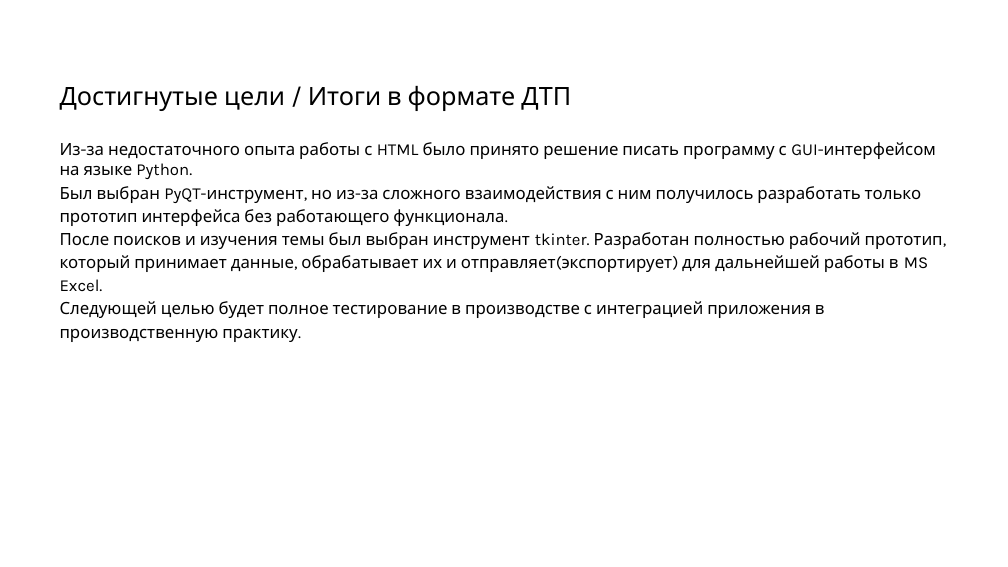
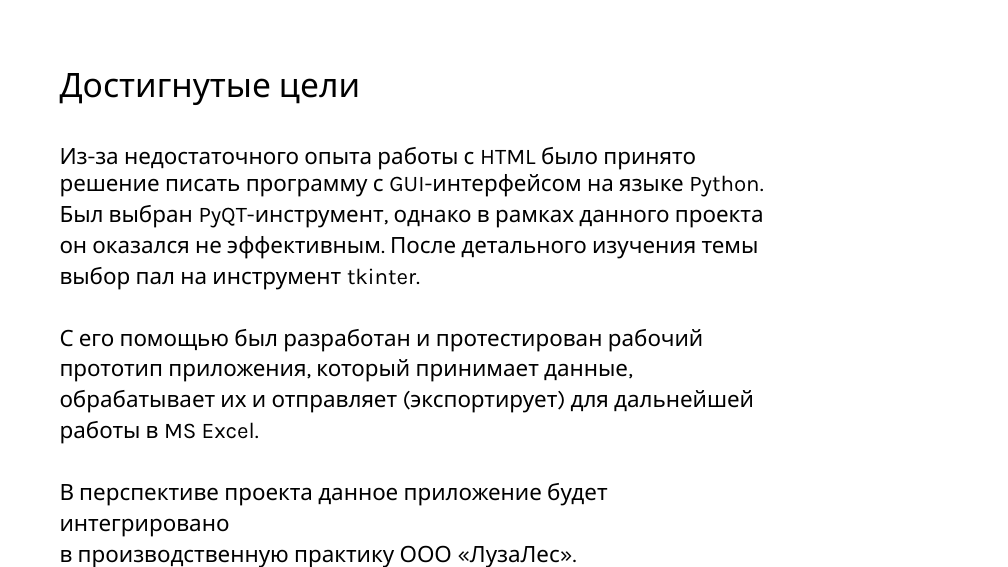
Before and after one commit to Denowsky/Diploma, a slide deck: slide 7 of Презентация.pptx (slide 6 before the commit). Drawn at 1008x567 pixels with LibreOffice and Linux fonts; fonts in the diff are those of the drawing; background and template pictures are left out. Boxes give left, top, right and bottom in pixels: in the first picture for what was removed or moved away, otherwise in the second. Text is boxed around its words. In the diff, an @@ line names an element or a change of style, - is before the commit and + after.

```diff
--- a/Презентация.pptx
+++ b/Презентация.pptx
@@ title at (60,73,360,105): text changed; size 18 to 24 pt @@
-Достигнутые цели / Итоги в формате ДТП
+Достигнутые цели
@@ subtitle at (60,147,763,197): size 12 to 16 pt in "Из-за недостаточного опыта работы с HTML было ..." @@
@@ subtitle at (60,205,764,505): text changed; size 12 to 16 pt @@
-Был выбран PyQT-инструмент, но из-за сложного взаимодействия с ним получилось разработать только прототип интерфейса без работающего функционала.
-После поисков и изучения темы был выбран инструмент tkinter. Разработан полностью рабочий прототип, который принимает данные, обрабатывает их и отправляет(экспортирует) для дальнейшей работы в MS Excel.
-Следующей целью будет полное тестирование в производстве с интеграцией приложения в производственную практику.
+Был выбран PyQT-инструмент, однако в рамках данного проекта он оказался не эффективным. После детального изучения темы выбор пал на инструмент tkinter.
+С его помощью был разработан и протестирован рабочий прототип приложения, который принимает данные, обрабатывает их и отправляет (экспортирует) для дальнейшей работы в MS Excel.
+В перспективе проекта данное приложение будет интегрировано
+в производственную практику ООО «ЛузаЛес».
```
Also in this commit, not shown: 7 other slides changed, 2 slides added, 2 slides removed.
